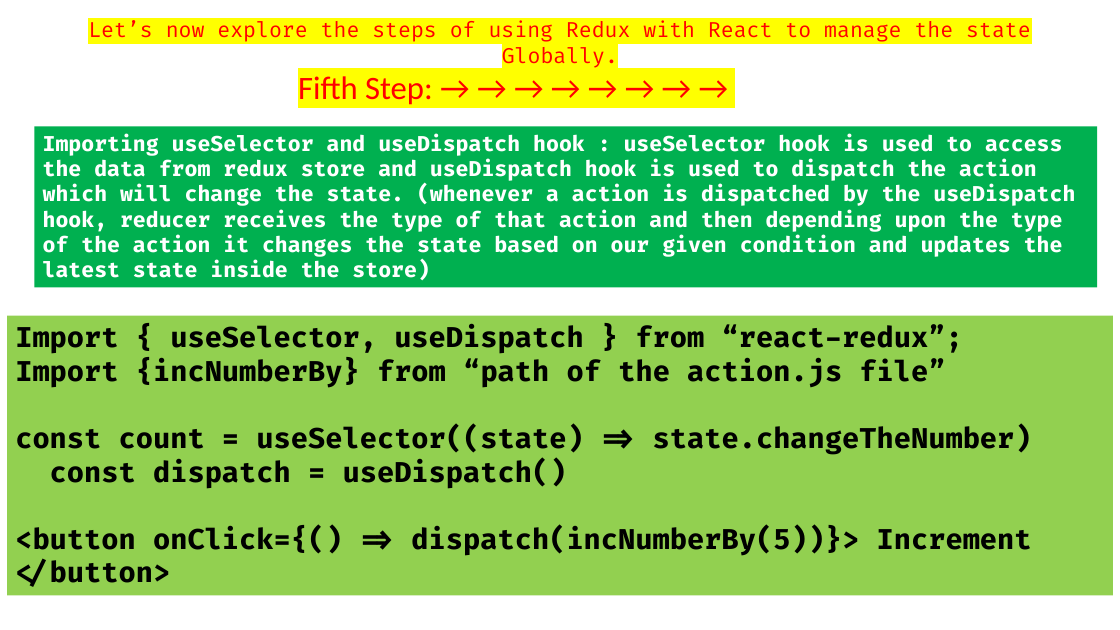
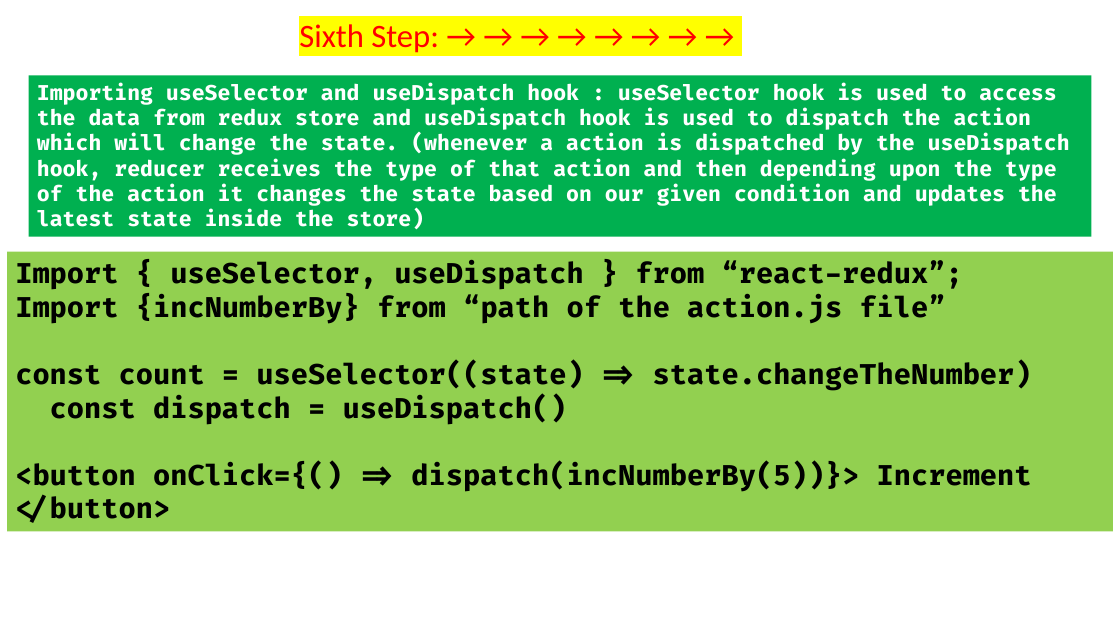
Before and after one commit to Arindam300695/My_Notes, a slide deck: slide 8 of React-Redux Tutorial.pptx (slide 7 before the commit). Drawn at 1120x630 pixels with LibreOffice and Linux fonts; fonts in the diff are those of the drawing. Boxes give left, top, right and bottom in pixels: in the first picture for what was removed or moved away, otherwise in the second. Text is boxed around its words. In the diff, an @@ line names an element or a change of style, - is before the commit and + after.

```diff
--- a/React-Redux Tutorial.pptx
+++ b/React-Redux Tutorial.pptx
@@ text removed at bbox=[88, 20, 1031, 42] @@
-Let’s now explore the steps of using Redux with React to manage the state Globally.
@@ text at bbox=[299, 24, 439, 53]: text changed @@
-Fifth Step: → → → → → → → →
+Sixth Step: → → → → → → → →
@@ rectangle "Importing useSelector and useDispatch hook ...": place and size @@
-rectangle "Importing useSelector and useDispatch hook ..." at bbox=[34, 126, 1097, 287]
+rectangle "Importing useSelector and useDispatch hook ..." at bbox=[29, 76, 1091, 237]
@@ rectangle "Import { useSelector, useDispatch } ...": place and size @@
-rectangle "Import { useSelector, useDispatch } ..." at bbox=[7, 316, 1113, 596]
+rectangle "Import { useSelector, useDispatch } ..." at bbox=[7, 251, 1113, 531]
```
Also in this commit, not shown: 4 other slides changed, 1 slide added, 1 other file.
